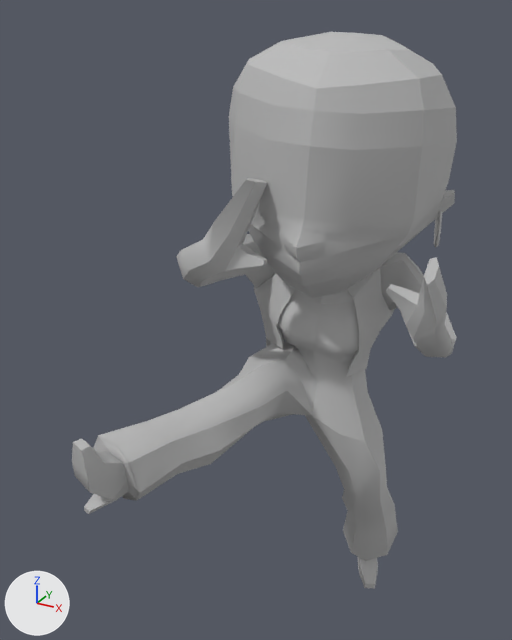
What one commit did to the OBJ model Juego/assets/models/bailarina/bailarina_000044.obj.
Rendered twice from a camera (50 mm lens) standing at (7.23, -15.76, 17.2) and looking at (-1.21, -0.42, 9.53). The axes (+X, +Y, +Z) are drawn at lower left. The lights are the same throughout. Where no turn or scale is listed for an object, it has been applied to the vertices.

The scene before the commit, as lines of its bpy script (objects in view):
```python
me_bailarina_mesh = bpy.data.meshes.new('bAilarina:Mesh')
me_bailarina_mesh.from_pydata(...)  # 664 vertices, 658 faces; spans x -3.2..4.0, y -6.4..5.8, z -0.2..16.7
me_bailarina_mesh.materials.append(mat_bailarina_initialshadinggroup)  # grey #bcbcbc
ob_bailarina_mesh = bpy.data.objects.new('bAilarina:Mesh', me_bailarina_mesh)
ob_bailarina_mesh.location = (0.0, 0.0, 0.0)
```
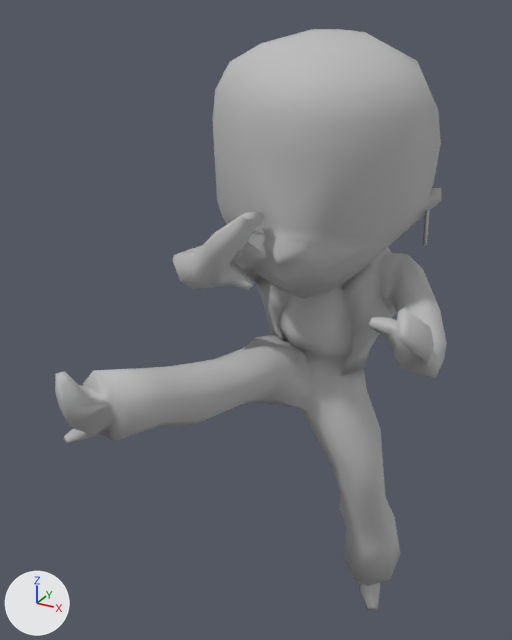
Pixel boxes (x1, y1, x2, y2) of what changed, in the pictures (512 x 640 px; the box of a moved part takes in the faces that stretch with it):
'bAilarina:Mesh', reshaped
    before: (72, 32, 457, 589)
    after: (55, 29, 447, 610)
part 1 of me_bailarina_mesh, moved or reshaped
    before: (434, 211, 442, 247)
    after: (423, 210, 430, 246)
part 2 of me_bailarina_mesh, moved or reshaped
    before: (72, 32, 457, 589)
    after: (55, 29, 447, 610)

What the commit changed:
me_bailarina_mesh is used by ob_bailarina_mesh; location (0.0, 0.0, 0.0).
me_bailarina_mesh had 664 vertices, 658 faces and spanned x -3.2..4.0, y -6.4..5.8, z -0.2..16.7.
me_bailarina_mesh now has 664 vertices, 658 faces and spans x -3.5..4.0, y -6.3..5.4, z -0.5..16.7.
me_bailarina_mesh part 1: the loose piece of 24 vertices spanning x 2.5..3.0, y 1.6..2.8, z 11.4..12.6 is moved by (-0.2, -0.3, 0.1).
me_bailarina_mesh part 2: 563 of 664 vertices moved; they spanned x -3.2..4.0, y -6.4..5.8, z -0.2..16.7 and now span x -3.5..4.0, y -6.3..5.4, z -0.5..16.7; mean shift (-0.1, -0.3, 0.2); largest move (-3.0, -4.8, 6.7) -> (-3.5, -4.6, 8.3).
